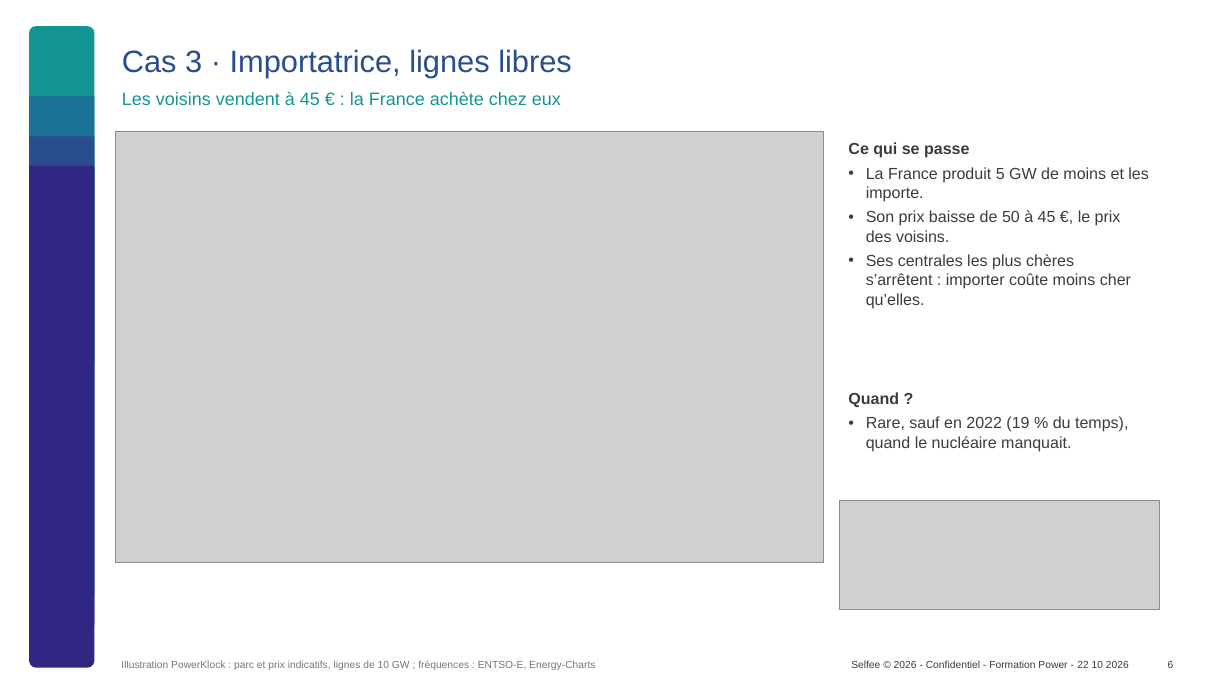
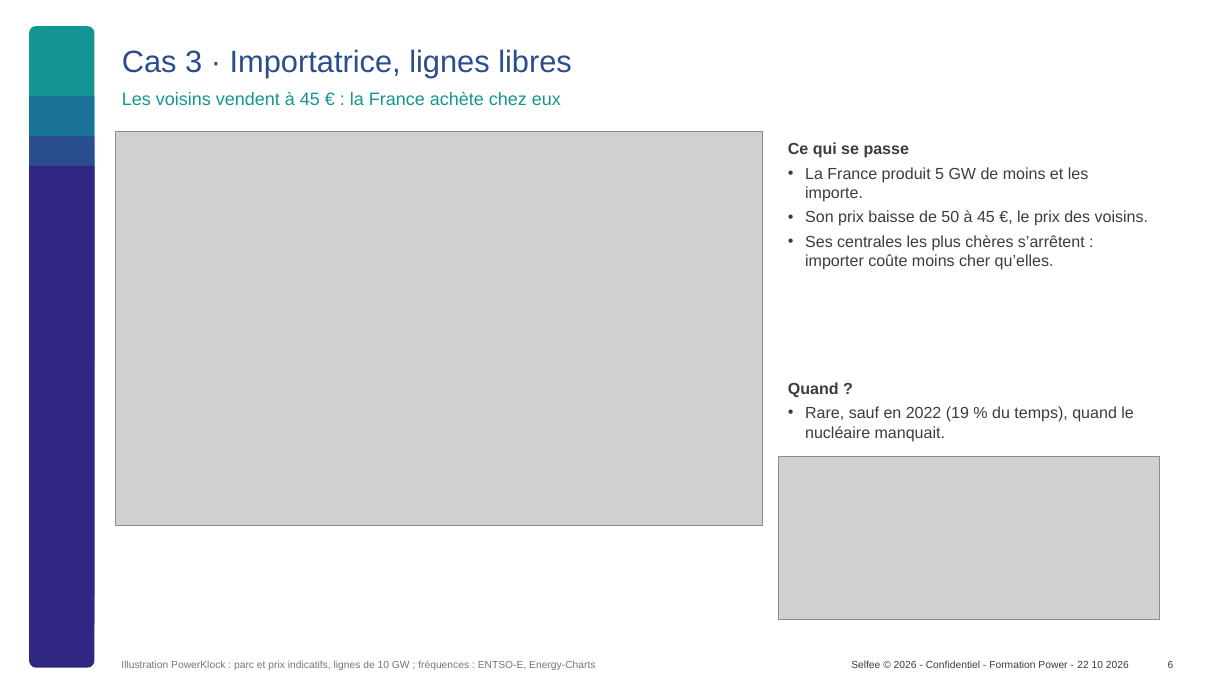
Before and after one commit to TomSRemy/PowerKlock, a slide deck: slide 6 of docs/discussion/formation/Formation_couplage_europeen.pptx. Drawn at 1232x693 pixels with LibreOffice and Linux fonts; fonts in the diff are those of the drawing; grey boxes stand for pictures; background and template pictures are left out. Boxes give left, top, right and bottom in pixels: in the first picture for what was removed or moved away, otherwise in the second. Text is boxed around its words. In the diff, an @@ line names an element or a change of style, - is before the commit and + after.

```diff
--- a/docs/discussion/formation/Formation_couplage_europeen.pptx
+++ b/docs/discussion/formation/Formation_couplage_europeen.pptx
@@ picture: place and size @@
-picture at <box>116,131,823,563</box>
+picture at <box>116,131,762,526</box>
@@ text "Ce qui se passe" rewrapped from <box>848,142,1149,309</box> to <box>788,142,1148,270</box> @@
@@ text "Quand ?" rewrapped from <box>848,392,1128,452</box> to <box>788,382,1133,442</box> @@
@@ picture: place and size @@
-picture at <box>839,500,1160,609</box>
+picture at <box>779,457,1160,619</box>
```
Also in this commit, not shown: 4 other slides changed, 7 other files.
